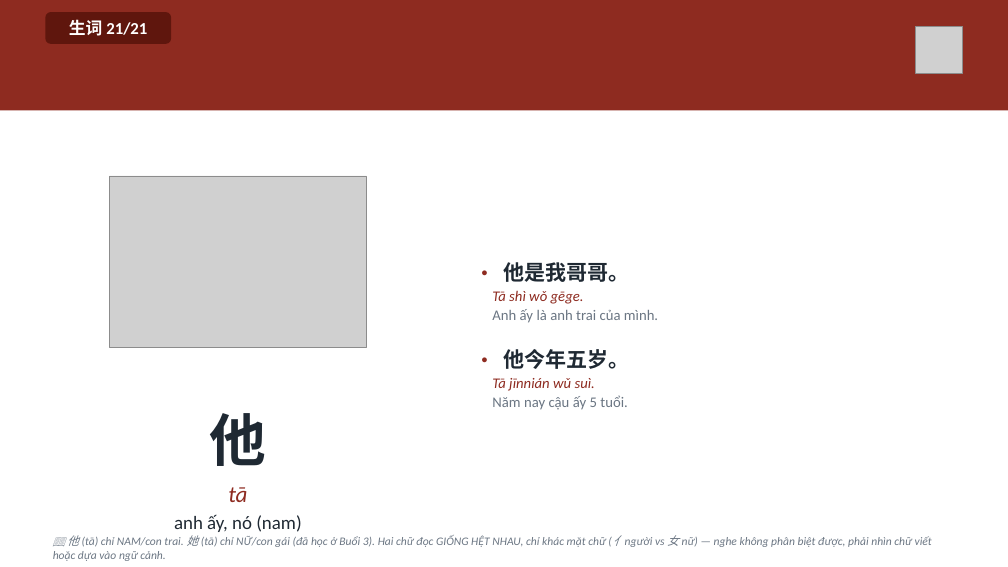
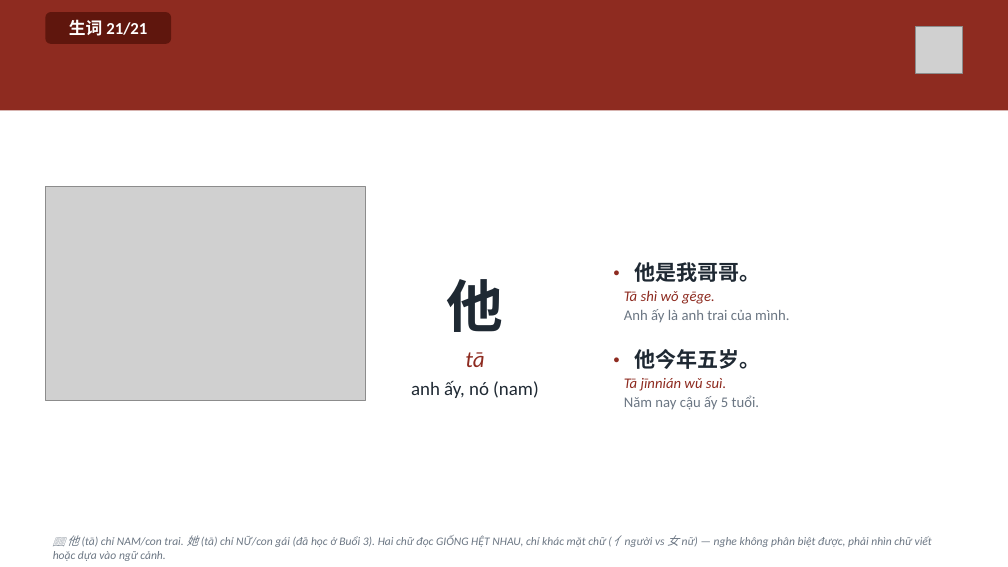
Before and after one commit to HuyenNguyen911/chinese-learning-os, a slide deck: slide 18 of output/hsk1/buoi04_giadinh/slide/Buoi-04-Giadinh.pptx (slide 14 before the commit). Drawn at 1008x567 pixels with LibreOffice and Linux fonts; fonts in the diff are those of the drawing; grey boxes stand for pictures. Boxes give left, top, right and bottom in pixels: in the first picture for what was removed or moved away, otherwise in the second. Text is boxed around its words. In the diff, an @@ line names an element or a change of style, - is before the commit and + after.

```diff
--- a/output/hsk1/buoi04_giadinh/slide/Buoi-04-Giadinh.pptx
+++ b/output/hsk1/buoi04_giadinh/slide/Buoi-04-Giadinh.pptx
@@ text "他": place and size @@
-text "他" at bbox=[174, 413, 302, 532]
+text "他" at bbox=[411, 279, 539, 398]
@@ text "• 他是我哥哥。": place and size @@
-text "• 他是我哥哥。" at bbox=[492, 262, 658, 410]
+text "• 他是我哥哥。" at bbox=[624, 262, 789, 410]
@@ picture: place and size @@
-picture at bbox=[110, 176, 367, 348]
+picture at bbox=[45, 187, 365, 400]
```
Also in this commit, not shown: 12 other slides changed, 4 slides added, 39 other files.
